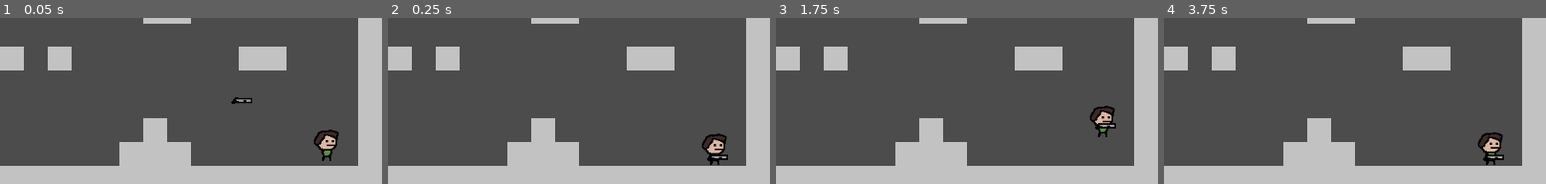
Above: before the commit, frames 1-4 (left to right).
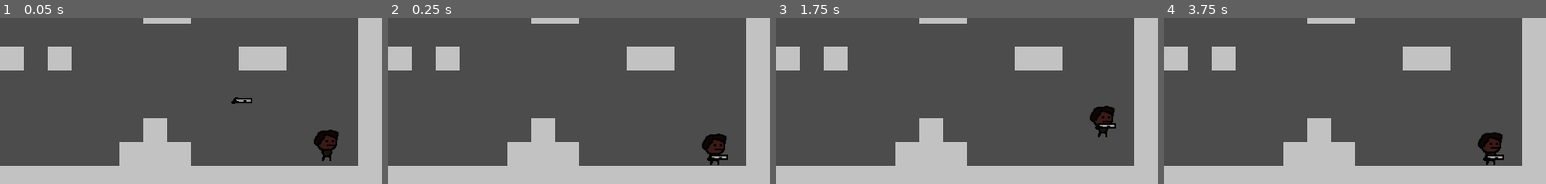
Above: after the commit, the same moments.

Repository: Toefge/InteraktiveSysteme
Game: Godot game, scene res://game.tscn
Same seed, same stepped clock (60 frames per second), same inputs: the game is played once before the commit and once after it.
Inputs (mouse positions are % of the whole screen's width and height, from its top left):
- Up to frame 1 (0.05 s): no input
- Up to frame 2 (0.25 s): no input
- Up to frame 3 (1.75 s): tap Enter (fire02) at 0.5, 1.35 s; move the mouse to (72, 26) at 0.52 s; press the mouse at (72, 26) at 0.53 s; hold D (right) from 0.53 s (still down); tap Up (ui_up) at 0.77, 1.52 s; move the mouse to (30, 40) at 1.27 s; release the mouse at (30, 40) at 1.28 s
- Up to frame 4 (3.75 s): move the mouse to (60, 3) at 2.02 s; release D (right) at 2.03 s; press the mouse at (60, 3) at 2.03 s; hold A (left) 2.03-2.78 s; move the mouse to (45, 60) at 2.77 s; release the mouse at (45, 60) at 2.78 s; hold D (right) from 2.78 s (still down); tap Enter (fire02) at 2.85 s; tap Up (ui_up) at 3.02 s; move the mouse to (80, 53) at 3.52 s; press the mouse at (80, 53) at 3.53 s
The pictures show only the part of the screen within x 50-100%, y 50-100%; the shares and areas given below are measured in that part.

The runs differ from the first frame. In frame 1, 0.4% of the frame differs, in the area x 82-89%, y 68-84%; in frame 2, 0.4%; in frame 3, 0.4%; in frame 4, 0.4%.

Commit message:
player2(optische Änderung)

Diff:
--- a/Player2/player 2.tscn
+++ b/Player2/player 2.tscn
@@ -89,6 +89,8 @@
 [node name="RigidBody2D" type="RigidBody2D" parent="."]
 
 [node name="AnimatedSprite" type="AnimatedSprite" parent="."]
+modulate = Color( 0.462745, 0.337255, 0.337255, 1 )
+self_modulate = Color( 0.576471, 0.419608, 0.419608, 1 )
 position = Vector2( 0.345892, -8.68014 )
 frames = SubResource( 8 )
 animation = "run"
